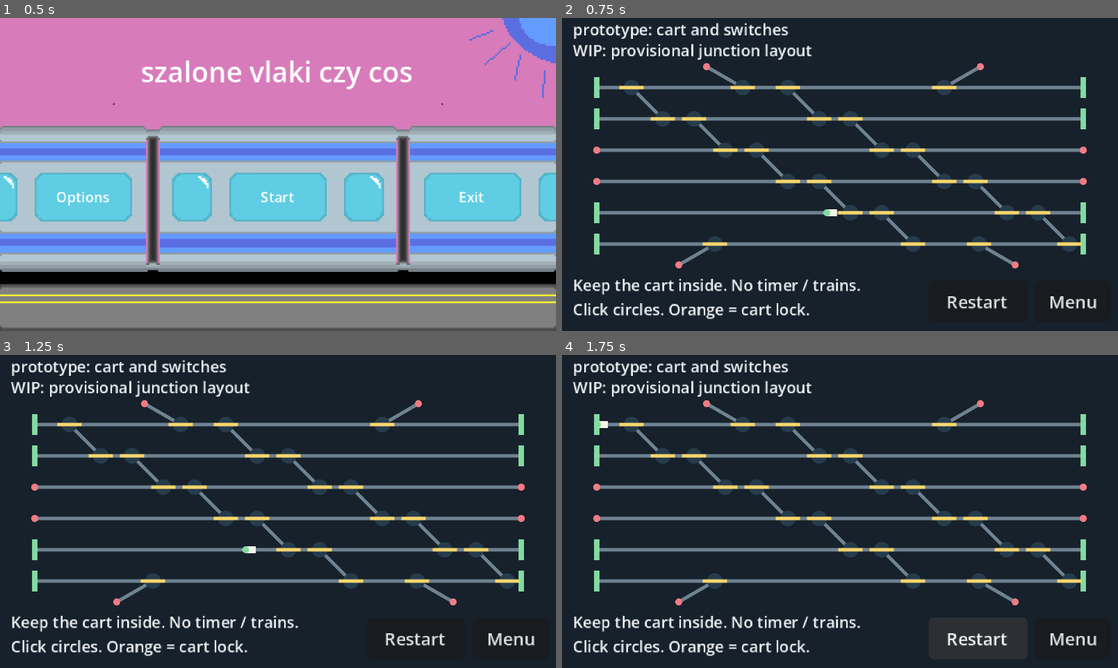
Above: before the commit, frames 1-4 (two rows, left to right).
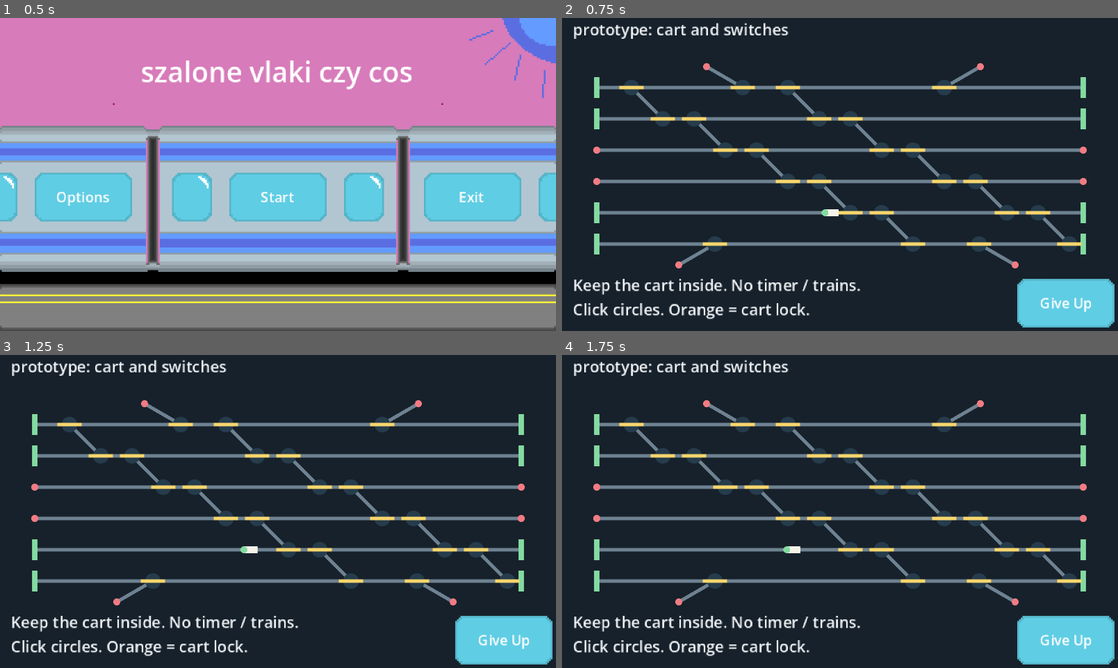
Above: after the commit, the same moments.

Repository: goteusz-maszyk/gierka-dzamik-haven
Game: Godot game, scene res://scene/main_menu.tscn
Same seed, same stepped clock (60 frames per second), same inputs: the game is played once before the commit and once after it.
Inputs (mouse positions are in pixels of both pictures, inside the frame that each line leads up to):
- Up to frame 1 (0.5 s): no input
- Up to frame 2 (0.75 s): click "Start" at 0.5 s
- Up to frame 3 (1.25 s): no input
- Up to frame 4 (1.75 s): click (979, 639) at 1.25 s, where only the run before the commit has a clickable "Restart"

Frame 1 is identical in both runs. In frame 2, 3.7% of the frame differs, in the area x 1-100%, y 8-99%; in frame 3, 3.7%; in frame 4, 3.8%.

Commit message:
misc patches game screen

Diff:
--- a/config/cart_prototype.json
+++ b/config/cart_prototype.json
@@ -1,105 +1,100 @@
 {
   "topology_note": "WIP: provisional cascading junction layout, not a faithful final map",
   "speed": 22.0,
-  "cart_length": 6.0,
+  "cart_length": 8.0,
   "cart_width": 4.0,
   "approach_angle_degrees": 30,
   "nodes": {
-    "T1_left": [20, 40], "T1_52": [40, 40], "T1_104": [104, 40], "T1_122": [130, 40], "T1_220": [220, 40], "T1_right": [300, 40],
-    "T2_left": [20, 58], "T2_72": [58, 58], "T2_52": [76, 58], "T2_102": [148, 58], "T2_122": [166, 58], "T2_right": [300, 58],
-    "T3_left": [20, 76], "T3_72": [94, 76], "T3_52": [112, 76], "T3_102": [184, 76], "T3_122": [202, 76], "T3_right": [300, 76],
-    "T4_left": [20, 94], "T4_72": [130, 94], "T4_52": [148, 94], "T4_102": [220, 94], "T4_122": [238, 94], "T4_right": [300, 94],
-    "T5_left": [20, 112], "T5_72": [166, 112], "T5_52": [184, 112], "T5_102": [256, 112], "T5_122": [274, 112], "T5_right": [300, 112],
-    "T6_left": [20, 130], "T6_88": [88, 130], "T6_left_switch": [202, 130], "T6_240": [240, 130], "T6_right_switch": [292, 130], "T6_right": [300, 130],
-    "upper_left_approach_exit": [83.215390309, 28], "upper_right_approach_exit": [240.784609691, 28],
-    "lower_left_approach_exit": [67.215390309, 142], "lower_right_approach_exit": [260.784609691, 142]
+	"T1_left": [20, 40], "T1_52": [40, 40], "T1_104": [104, 40], "T1_122": [130, 40], "T1_220": [220, 40], "T1_right": [300, 40],
+	"T2_left": [20, 58], "T2_72": [58, 58], "T2_52": [76, 58], "T2_102": [148, 58], "T2_122": [166, 58], "T2_right": [300, 58],
+	"T3_left": [20, 76], "T3_72": [94, 76], "T3_52": [112, 76], "T3_102": [184, 76], "T3_122": [202, 76], "T3_right": [300, 76],
+	"T4_left": [20, 94], "T4_72": [130, 94], "T4_52": [148, 94], "T4_102": [220, 94], "T4_122": [238, 94], "T4_right": [300, 94],
+	"T5_left": [20, 112], "T5_72": [166, 112], "T5_52": [184, 112], "T5_102": [256, 112], "T5_122": [274, 112], "T5_right": [300, 112],
+	"T6_left": [20, 130], "T6_88": [88, 130], "T6_left_switch": [202, 130], "T6_240": [240, 130], "T6_right_switch": [292, 130], "T6_right": [300, 130],
+	"upper_left_approach_exit": [83.215390309, 28], "upper_right_approach_exit": [240.784609691, 28],
+	"lower_left_approach_exit": [67.215390309, 142], "lower_right_approach_exit": [260.784609691, 142]
   },
   "tracks": [
-    {"kind": "siding", "nodes": ["T1_left", "T1_52", "T1_104", "T1_122", "T1_220", "T1_right"]},
-    {"kind": "siding", "nodes": ["T2_left", "T2_72", "T2_52", "T2_102", "T2_122", "T2_right"]},
-    {"kind": "main", "nodes": ["T3_left", "T3_72", "T3_52", "T3_102", "T3_122", "T3_right"]},
-    {"kind": "main", "nodes": ["T4_left", "T4_72", "T4_52", "T4_102", "T4_122", "T4_right"]},
-    {"kind": "siding", "nodes": ["T5_left", "T5_72", "T5_52", "T5_102", "T5_122", "T5_right"]},
-    {"kind": "siding", "nodes": ["T6_left", "T6_88", "T6_left_switch", "T6_240", "T6_right_switch", "T6_right"]}
+	{"kind": "siding", "nodes": ["T1_left", "T1_52", "T1_104", "T1_122", "T1_220", "T1_right"]},
+	{"kind": "siding", "nodes": ["T2_left", "T2_72", "T2_52", "T2_102", "T2_122", "T2_right"]},
+	{"kind": "main", "nodes": ["T3_left", "T3_72", "T3_52", "T3_102", "T3_122", "T3_right"]},
+	{"kind": "main", "nodes": ["T4_left", "T4_72", "T4_52", "T4_102", "T4_122", "T4_right"]},
+	{"kind": "siding", "nodes": ["T5_left", "T5_72", "T5_52", "T5_102", "T5_122", "T5_right"]},
+	{"kind": "siding", "nodes": ["T6_left", "T6_88", "T6_left_switch", "T6_240", "T6_right_switch", "T6_right"]}
   ],
   "approach_tracks": [
-    {"kind": "approach", "name": "upper-left", "nodes": ["upper_left_approach_exit", "T1_104"]},
-    {"kind": "approach", "name": "upper-right", "nodes": ["upper_right_approach_exit", "T1_220"]},
-    {"kind": "approach", "name": "lower-left", "nodes": ["lower_left_approach_exit", "T6_88"]},
-    {"kind": "approach", "name": "lower-right", "nodes": ["lower_right_approach_exit", "T6_240"]}
+	{"kind": "approach", "name": "upper-left", "nodes": ["upper_left_approach_exit", "T1_104"]},
+	{"kind": "approach", "name": "upper-right", "nodes": ["upper_right_approach_exit", "T1_220"]},
+	{"kind": "approach", "name": "lower-left", "nodes": ["lower_left_approach_exit", "T6_88"]},
+	{"kind": "approach", "name": "lower-right", "nodes": ["lower_right_approach_exit", "T6_240"]}
   ],
   "edges": [
-    ["T1_left", "T1_52"], ["T1_52", "T1_104"], ["T1_104", "T1_122"], ["T1_122", "T1_220"], ["T1_220", "T1_right"],
-    ["T2_left", "T2_72"], ["T2_72", "T2_52"], ["T2_52", "T2_102"], ["T2_102", "T2_122"], ["T2_122", "T2_right"],
-    ["T3_left", "T3_72"], ["T3_72", "T3_52"], ["T3_52", "T3_102"], ["T3_102", "T3_122"], ["T3_122", "T3_right"],
-    ["T4_left", "T4_72"], ["T4_72", "T4_52"], ["T4_52", "T4_102"], ["T4_102", "T4_122"], ["T4_122", "T4_right"],
-    ["T5_left", "T5_72"], ["T5_72", "T5_52"], ["T5_52", "T5_102"], ["T5_102", "T5_122"], ["T5_122", "T5_right"],
-    ["T6_left", "T6_88"], ["T6_88", "T6_left_switch"], ["T6_left_switch", "T6_240"], ["T6_240", "T6_right_switch"], ["T6_right_switch", "T6_right"],
-    ["T1_52", "T2_72"], ["T1_122", "T2_102"],
-    ["T2_52", "T3_72"], ["T2_122", "T3_102"],
-    ["T3_52", "T4_72"], ["T3_122", "T4_102"],
-    ["T4_52", "T5_72"], ["T4_122", "T5_102"],
-    ["T5_52", "T6_left_switch"], ["T5_122", "T6_right_switch"],
-    ["upper_left_approach_exit", "T1_104"], ["upper_right_approach_exit", "T1_220"],
-    ["lower_left_approach_exit", "T6_88"], ["lower_right_approach_exit", "T6_240"]
+	["T1_left", "T1_52"], ["T1_52", "T1_104"], ["T1_104", "T1_122"], ["T1_122", "T1_220"], ["T1_220", "T1_right"],
+	["T2_left", "T2_72"], ["T2_72", "T2_52"], ["T2_52", "T2_102"], ["T2_102", "T2_122"], ["T2_122", "T2_right"],
+	["T3_left", "T3_72"], ["T3_72", "T3_52"], ["T3_52", "T3_102"], ["T3_102", "T3_122"], ["T3_122", "T3_right"],
+	["T4_left", "T4_72"], ["T4_72", "T4_52"], ["T4_52", "T4_102"], ["T4_102", "T4_122"], ["T4_122", "T4_right"],
+	["T5_left", "T5_72"], ["T5_72", "T5_52"], ["T5_52", "T5_102"], ["T5_102", "T5_122"], ["T5_122", "T5_right"],
+	["T6_left", "T6_88"], ["T6_88", "T6_left_switch"], ["T6_left_switch", "T6_240"], ["T6_240", "T6_right_switch"], ["T6_right_switch", "T6_right"],
+	["T1_52", "T2_72"], ["T1_122", "T2_102"],
+	["T2_52", "T3_72"], ["T2_122", "T3_102"],
+	["T3_52", "T4_72"], ["T3_122", "T4_102"],
+	["T4_52", "T5_72"], ["T4_122", "T5_102"],
+	["T5_52", "T6_left_switch"], ["T5_122", "T6_right_switch"],
+	["upper_left_approach_exit", "T1_104"], ["upper_right_approach_exit", "T1_220"],
+	["lower_left_approach_exit", "T6_88"], ["lower_right_approach_exit", "T6_240"]
   ],
   "buffers": ["T1_left", "T1_right", "T2_left", "T2_right", "T5_left", "T5_right", "T6_left", "T6_right"],
   "exits": ["T3_left", "T3_right", "T4_left", "T4_right", "upper_left_approach_exit", "upper_right_approach_exit", "lower_left_approach_exit", "lower_right_approach_exit"],
   "switches": {
-    "T1_52": {"ports": ["T1_left", "T1_104", "T2_72"], "initial": 0},
-    "T1_104": {"ports": ["T1_122", "T1_52", "upper_left_approach_exit"], "initial": 0},
-    "T1_220": {"ports": ["T1_122", "T1_right", "upper_right_approach_exit"], "initial": 0},
-    "T1_122": {"ports": ["T1_104", "T1_220", "T2_102"], "initial": 0},
-    "T2_52": {"ports": ["T2_72", "T2_102", "T3_72"], "initial": 0},
-    "T2_72": {"ports": ["T2_52", "T2_left", "T1_52"], "initial": 0},
-    "T2_102": {"ports": ["T2_122", "T2_52", "T1_122"], "initial": 0},
-    "T2_122": {"ports": ["T2_102", "T2_right", "T3_102"], "initial": 0},
-    "T3_52": {"ports": ["T3_72", "T3_102", "T4_72"], "initial": 0},
-    "T3_72": {"ports": ["T3_52", "T3_left", "T2_52"], "initial": 0},
-    "T3_102": {"ports": ["T3_122", "T3_52", "T2_122"], "initial": 0},
-    "T3_122": {"ports": ["T3_102", "T3_right", "T4_102"], "initial": 0},
-    "T4_52": {"ports": ["T4_72", "T4_102", "T5_72"], "initial": 0},
-    "T4_72": {"ports": ["T4_52", "T4_left", "T3_52"], "initial": 0},
-    "T4_102": {"ports": ["T4_122", "T4_52", "T3_122"], "initial": 0},
-    "T4_122": {"ports": ["T4_102", "T4_right", "T5_102"], "initial": 0},
-    "T5_52": {"ports": ["T5_72", "T5_102", "T6_left_switch"], "initial": 0},
-    "T5_72": {"ports": ["T5_52", "T5_left", "T4_52"], "initial": 0},
-    "T5_102": {"ports": ["T5_122", "T5_52", "T4_122"], "initial": 0},
-    "T5_122": {"ports": ["T5_102", "T5_right", "T6_right_switch"], "initial": 0},
-    "T6_88": {"ports": ["T6_left_switch", "T6_left", "lower_left_approach_exit"], "initial": 0},
-    "T6_left_switch": {"ports": ["T6_240", "T6_88", "T5_52"], "initial": 0},
-    "T6_right_switch": {"ports": ["T6_right", "T6_240", "T5_122"], "initial": 0},
-    "T6_240": {"ports": ["T6_left_switch", "T6_right_switch", "lower_right_approach_exit"], "initial": 0}
+	"T1_52": {"ports": ["T1_left", "T1_104", "T2_72"], "initial": 0},
+	"T1_104": {"ports": ["T1_122", "T1_52", "upper_left_approach_exit"], "initial": 0},
+	"T1_220": {"ports": ["T1_122", "T1_right", "upper_right_approach_exit"], "initial": 0},
+	"T1_122": {"ports": ["T1_104", "T1_220", "T2_102"], "initial": 0},
+	"T2_52": {"ports": ["T2_72", "T2_102", "T3_72"], "initial": 0},
+	"T2_72": {"ports": ["T2_52", "T2_left", "T1_52"], "initial": 0},
+	"T2_102": {"ports": ["T2_122", "T2_52", "T1_122"], "initial": 0},
+	"T2_122": {"ports": ["T2_102", "T2_right", "T3_102"], "initial": 0},
+	"T3_52": {"ports": ["T3_72", "T3_102", "T4_72"], "initial": 0},
+	"T3_72": {"ports": ["T3_52", "T3_left", "T2_52"], "initial": 0},
+	"T3_102": {"ports": ["T3_122", "T3_52", "T2_122"], "initial": 0},
+	"T3_122": {"ports": ["T3_102", "T3_right", "T4_102"], "initial": 0},
+	"T4_52": {"ports": ["T4_72", "T4_102", "T5_72"], "initial": 0},
+	"T4_72": {"ports": ["T4_52", "T4_left", "T3_52"], "initial": 0},
+	"T4_102": {"ports": ["T4_122", "T4_52", "T3_122"], "initial": 0},
+	"T4_122": {"ports": ["T4_102", "T4_right", "T5_102"], "initial": 0},
+	"T5_52": {"ports": ["T5_72", "T5_102", "T6_left_switch"], "initial": 0},
+	"T5_72": {"ports": ["T5_52", "T5_left", "T4_52"], "initial": 0},
+	"T5_102": {"ports": ["T5_122", "T5_52", "T4_122"], "initial": 0},
+	"T5_122": {"ports": ["T5_102", "T5_right", "T6_right_switch"], "initial": 0},
+	"T6_88": {"ports": ["T6_left_switch", "T6_left", "lower_left_approach_exit"], "initial": 0},
+	"T6_left_switch": {"ports": ["T6_240", "T6_88", "T5_52"], "initial": 0},
+	"T6_right_switch": {"ports": ["T6_right", "T6_240", "T5_122"], "initial": 0},
+	"T6_240": {"ports": ["T6_left_switch", "T6_right_switch", "lower_right_approach_exit"], "initial": 0}
   },
   "starts": [
-    {"from": "T1_52", "to": "T1_left", "progress": 7},
-    {"from": "T2_72", "to": "T2_left", "progress": 7},
-    {"from": "T5_72", "to": "T5_left", "progress": 7},
-    {"from": "T6_88", "to": "T6_left", "progress": 7}
+	{"from": "T1_52", "to": "T1_left", "progress": 7},
+	{"from": "T2_72", "to": "T2_left", "progress": 7},
+	{"from": "T5_72", "to": "T5_left", "progress": 7},
+	{"from": "T6_88", "to": "T6_left", "progress": 7}
   ],
   "visual": {
-    "background": "17212b", "track": "6e8291", "route": "f7d66d",
-    "switch": "263c4c", "locked": "ef8d57", "buffer": "83dba1",
-    "exit": "f17b83", "cart": "f5f3e8", "cart_front": "83dba1", "text": "eef2f5",
-    "cart_front_radius": 2.0,
-    "track_width": 2.0, "route_width": 2.0,
-    "switch_radius": 4.5, "click_radius": 8.0,
-    "route_arm": 7.0, "buffer_half_width": 6.0,
-    "buffer_width": 3.0, "exit_radius": 2.0,
-    "font_size": 9, "button_font_size": 10,
-    "title_rect": [6, 0, 308, 13],
-    "note_rect": [6, 12, 308, 13],
-    "status_rect": [6, 147, 202, 13],
-    "help_rect": [6, 161, 202, 13],
-    "restart_rect": [211, 151, 57, 24],
-    "menu_rect": [272, 151, 44, 24]
+	"background": "17212b", "track": "6e8291", "route": "f7d66d",
+	"switch": "263c4c", "locked": "ef8d57", "buffer": "83dba1",
+	"exit": "f17b83", "cart": "f5f3e8", "cart_front": "83dba1", "text": "eef2f5",
+	"cart_front_radius": 2.0,
+	"track_width": 2.0, "route_width": 2.0,
+	"switch_radius": 4.5, "click_radius": 8.0,
+	"route_arm": 7.0, "buffer_half_width": 6.0,
+	"buffer_width": 3.0, "exit_radius": 2.0,
+	"font_size": 9, "button_font_size": 10,
+	"title_rect": [6, 0, 308, 13],
+	"status_rect": [6, 147, 202, 13],
+	"help_rect": [6, 161, 202, 13],
   },
   "text": {
-    "title": "prototype: cart and switches",
-    "note": "WIP: provisional junction layout",
-    "running": "Keep the cart inside. No timer / trains.",
-    "lost": "LOST: cart left the station.",
-    "help": "Click circles. Orange = cart lock.",
-    "restart": "Restart", "menu": "Menu"
+	"title": "prototype: cart and switches",
+	"running": "Keep the cart inside. No timer / trains.",
+	"lost": "LOST: cart left the station.",
+	"help": "Click circles. Orange = cart lock."
   }
 }
--- a/scene/game.tscn
+++ b/scene/game.tscn
@@ -1,6 +1,18 @@
-[gd_scene load_steps=2 format=3]
+[gd_scene format=3 uid="uid://cc424g3w7uce4"]
 
-[ext_resource type="Script" path="res://scripts/game.gd" id="1"]
+[ext_resource type="Script" uid="uid://dli4d5o7d5wih" path="res://scripts/game.gd" id="1"]
+[ext_resource type="PackedScene" uid="uid://b05o6ky4kg05v" path="res://scene/button.tscn" id="2_dbls1"]
 
-[node name="Game" type="Node2D"]
+[node name="Game" type="Node2D" unique_id=233003531]
 script = ExtResource("1")
+
+[node name="CanvasLayer" type="CanvasLayer" parent="." unique_id=1009868349]
+
+[node name="GiveUpBtn" parent="CanvasLayer" unique_id=1723740496 instance=ExtResource("2_dbls1")]
+offset_left = 262.0
+offset_top = 150.0
+offset_right = 318.0
+offset_bottom = 178.0
+text = "Give Up"
+
+[connection signal="button_down" from="CanvasLayer/GiveUpBtn" to="." method="give_up"]
--- a/scripts/game.gd
+++ b/scripts/game.gd
@@ -12,9 +12,7 @@
 func _ready() -> void:
 	var visual: Dictionary = simulation.config.visual
 	var text: Dictionary = simulation.config.text
-	var ui := CanvasLayer.new()
-	add_child(ui)
-	for key in ["title", "note", "status", "help"]:
+	for key in ["title", "status", "help"]:
 		var label := Label.new()
 		var rect: Array = visual[key + "_rect"]
 		label.position = Vector2(rect[0], rect[1])
@@ -23,23 +21,9 @@
 		label.add_theme_color_override("font_color", Color(visual.text))
 		label.mouse_filter = Control.MOUSE_FILTER_IGNORE
 		label.text = text.running if key == "status" else text[key]
-		ui.add_child(label)
+		$CanvasLayer.add_child(label)
 		if key == "status":
 			status = label
-	for key in ["restart", "menu"]:
-		var button := Button.new()
-		var rect: Array = visual[key + "_rect"]
-		button.position = Vector2(rect[0], rect[1])
-		button.size = Vector2(rect[2], rect[3])
-		button.text = text[key]
-		button.add_theme_font_size_override("font_size", int(visual.button_font_size))
-		ui.add_child(button)
-		if key == "restart":
-			restart_button = button
-			button.pressed.connect(restart)
-		else:
-			menu_button = button
-			button.pressed.connect(return_to_menu)
 
 
 func restart() -> void:
@@ -47,9 +31,8 @@
 	status.text = simulation.config.text.running
 	queue_redraw()
 
-
-func return_to_menu() -> void:
-	get_tree().change_scene_to_file(MENU_PATH)
+func give_up() -> void:
+	get_tree().change_scene_to_file("res://scene/main_menu.tscn")
 
 
 func _process(delta: float) -> void:
